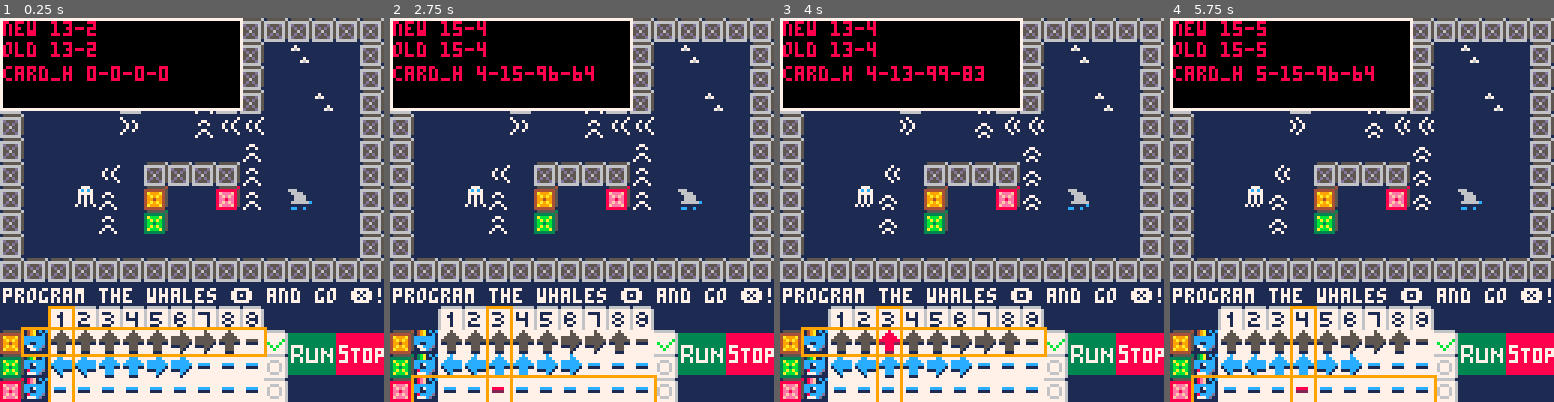
Above: before the commit, frames 1-4 (left to right).
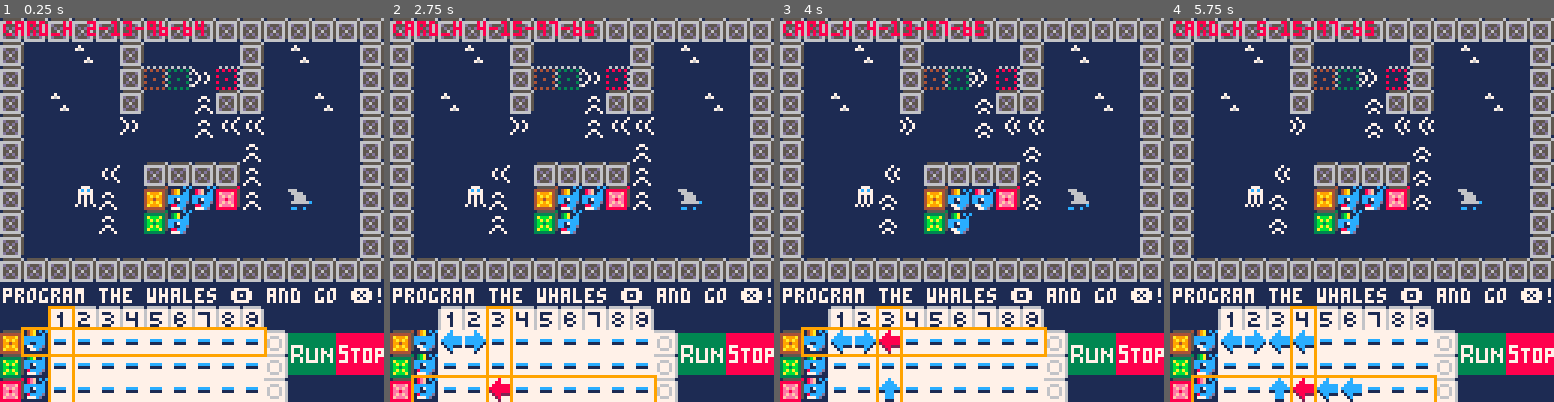
Above: after the commit, the same moments.

Repository: marcduiker/pico-8-games
Game: PICO-8 cartridge carts/yuckyyaml/yucky_yaml.p8
Two runs of this game, one before a commit and one after it. Both use one fixed random seed, a clock stepped at 60 frames per second and the inputs below.
Inputs:
- Up to frame 1 (0.25 s): no input
- Up to frame 2 (2.75 s): tap X (X key) at 0.33, 1.07, 1.85 s; tap O (Z key) at 0.7, 1.7, 2.1, 2.5 s; hold Right 1.6-2.1 s; hold Up 2.15-2.42 s; hold Right from 2.47 s (still down)
- Up to frame 3 (4 s): tap O (Z key) at 2.9, 3.3, 3.7 s; tap X (X key) at 2.97 s; release Right at 3.03 s; hold Left 3.08-3.58 s; hold Down 3.63-3.97 s
- Up to frame 4 (5.75 s): hold Right 4.02-4.68 s; tap X (X key) at 4.08, 5.2 s; tap O (Z key) every 0.4 s from 4.1 to 5.7 s; hold Up 4.73-5.03 s; hold Left 5.08-5.68 s; hold Down from 5.73 s (still down)

The runs differ from the first frame. In frame 1, 18% of the frame differs, in the area x 0-75%, y 0-94%; in frame 2, 19%; in frame 3, 18%; in frame 4, 19%, in the area x 0-75%, y 0-100%.

Commit message:
Cycling through cards works

Diff:
--- a/carts/yuckyyaml/yucky_yaml.p8
+++ b/carts/yuckyyaml/yucky_yaml.p8
@@ -9,9 +9,9 @@
 local _t
 local _spd
 local p
-local w1={x=1,y=1,s=1,c=17,d=0}
-local w2={x=2,y=1,s=1,c=18,d=0}
-local w3={x=2,y=1,s=1,c=19,d=0}
+local w1={x=7,y=7,s=1,c=17,d=0}
+local w2={x=7,y=8,s=1,c=18,d=0}
+local w3={x=8,y=7,s=1,c=19,d=0}
 local whales={w1,w2,w3}
 local new_x
 local new_y
@@ -21,6 +21,7 @@
 function _init()
 	_t=0
 	_spd=3
+	_init_levels()
 	_init_cards()
 	_upd=_update_cards
 	_drw=_draw_cards
@@ -219,6 +220,11 @@
 		end
 	end
 end
+
+function _draw_whale(w)
+	spr(w.s,w.x*8,w.y*8,1,1)
+	spr(w.c,w.x*8,w.y*8,1,1)
+end
 -->8
 -- cards
 
@@ -234,7 +240,7 @@
 local col_old
 local row_new
 local col_new
-local card_h={col=0,row=0,hi=0,prev=0}
+local card_h={col=2,row=13,hi=96,prev=64}
 local card_new=0
 local row_select={x=1,y=rows[1],xsize=10,ysize=1}
 local col_select={x=cols[1],y=12,xsize=1,ysize=4}
@@ -248,7 +254,7 @@
 
 function _update_cards()
 	-- only set old when has_moved==true?
-
+	update_whale_sprites()
 	--row_new=row_old
 	--col_new=col_old
 	if btnp(⬅️) then
@@ -261,6 +267,7 @@
 		row_new+=1
 	elseif btnp(🅾️) then
 		-- change card
+		change_card()
 	elseif btnp(❎) then
 		-- start run
 	end
@@ -273,6 +280,11 @@
 	end
 end
 
+function update_whale_sprites()
+	w1.s=anim_item(wh_spr,wh_spd)
+	w2.s=anim_item(wh_spr,wh_spd)
+	w3.s=anim_item(wh_spr,wh_spd)
+end
 
 function update_row_col()
 	if row_new<rows[1] then row_new=rows[3]
@@ -306,11 +318,23 @@
 		card_h.hi=card_new
 		card_h.prev=card_act
 	end
-
+end
+
+function change_card()
+	card_h.hi+=1
+	if card_h.hi>cards_spr_high[5] then
+		card_h.hi=cards_spr_high[1]
+	elseif card_h.hi<cards_spr_high[1] then
+	 card_h.hi=cards_spr_high[5]
+	end
+	local i=get_index(card_h.hi,cards_spr_high)
+	card_h.prev=cards_spr_toplay[i]
+	mset(card_h.col,card_h.row,card_h.hi)
 end
 
 function _draw_cards()
 	draw_debug()
+	draw_whales()
 
 	print("program the whales 🅾️ and go ❎!",1,90,7)
 	rect(
@@ -328,12 +352,18 @@
 	-- col: rect(2*8,12*8,3*8,16*8-1,9)
 end
 
+function draw_whales()
+	_draw_whale(w1)
+	_draw_whale(w2)
+	_draw_whale(w3)
+end
+
 function draw_debug()
-	rectfill(0,0,80,30,0)
-	rect(0,0,80,30,7)
-	print("new "..row_new.."-"..col_new,1,1,8)
-	print("old "..row_old.."-"..col_old,1,8,8)
-	print("card_h "..card_h.col.."-"..card_h.row.."-"..card_h.hi.."-"..card_h.prev,1,16,8)
+	--rectfill(0,0,80,30,0)
+	--rect(0,0,80,30,7)
+	--print("new "..row_new.."-"..col_new,1,1,8)
+	--print("old "..row_old.."-"..col_old,1,8,8)
+	print("card_h "..card_h.col.."-"..card_h.row.."-"..card_h.hi.."-"..card_h.prev,1,1,8)
 end
 -->8
 -- menu
@@ -441,149 +471,23 @@
 end
 -->8
 -- levels
+local levels={}
 
 local level_1={
 	id=1,
-	camera_x=16*8*0,
-	camera_y=0,
-	player_x=6,
-	player_y=5,
+	w1_x=0,
+	w1_y=0,
+	w2_x=0,
+	w2_y=0,
+	w3_x=0,
+	w3_y=0,
 	map_x=0,
 	map_y=0,
-	bug1_x=13,
-	bug1_y=4,
-	bug1_dir=0,
-	bug2_x=2,
-	bug2_y=7,
-	bug2_dir=3,
-	bug3_x=10,
-	bug3_y=12,
-	bug3_dir=1
 }
 
-local level_2={
-	id=2,
-	camera_x=16*8*1,
-	camera_y=0,
-	player_x=24,
-	player_y=6,
-	map_x=16,
-	map_y=0,
-	bug1_x=27,
-	bug1_y=5,
-	bug1_dir=0,
-	bug2_x=23,
-	bug2_y=9,
-	bug2_dir=2,
-	bug3_x=26,
-	bug3_y=11,
-	bug3_dir=1
-}
-
-local level_3={
-	id=3,
-	camera_x=16*8*2,
-	camera_y=0,
-	player_x=38,
-	player_y=2,
-	map_x=32,
-	map_y=0,
-	bug1_x=35,
-	bug1_y=5,
-	bug1_dir=0,
-	bug2_x=45,
-	bug2_y=7,
-	bug2_dir=2,
-	bug3_x=39,
-	bug3_y=9,
-	bug3_dir=1
-}
-
-local level_4={
-	id=4,
-	camera_x=16*8*3,
-	camera_y=0,
-	player_x=59,
-	player_y=13,
-	map_x=48,
-	map_y=0,
-	bug1_x=57,
-	bug1_y=5,
-	bug1_dir=3,
-	bug2_x=52,
-	bug2_y=7,
-	bug2_dir=3,
-	bug3_x=62,
-	bug3_y=10,
-	bug3_dir=2
-}
-
-local level_5={
-	id=5,
-	camera_x=16*8*4,
-	camera_y=0,
-	player_x=65,
-	player_y=3,
-	map_x=64,
-	map_y=0,
-	bug1_x=75,
-	bug1_y=3,
-	bug1_dir=0,
-	bug2_x=71,
-	bug2_y=10,
-	bug2_dir=1,
-	bug3_x=71,
-	bug3_y=12,
-	bug3_dir=0
-}
-
-local level_6={
-	id=6,
-	camera_x=16*8*5,
-	camera_y=0,
-	player_x=81,
-	player_y=2,
-	map_x=80,
-	map_y=0,
-	bug1_x=87,
-	bug1_y=2,
-	bug1_dir=0,
-	bug2_x=90,
-	bug2_y=08,
-	bug2_dir=0,
-	bug3_x=86,
-	bug3_y=14,
-	bug3_dir=1
-}
-
-local level_7={
-	id=7,
-	camera_x=16*8*6,
-	camera_y=0,
-	player_x=97,
-	player_y=2,
-	map_x=96,
-	map_y=0,
-	bug1_x=108,
-	bug1_y=8,
-	bug1_dir=2,
-	bug2_x=109,
-	bug2_y=08,
-	bug2_dir=0,
-	bug3_x=110,
-	bug3_y=08,
-	bug3_dir=2
-}
-
-function init_levels()
+function _init_levels()
 	levels={
 		level_1,
-		level_2,
-		level_3,
-		level_4,
-		level_5,
-		level_6,
-		level_7
 		}
 end
 -->8
@@ -825,8 +729,8 @@
 0606060606060606060606060606060611101110100611101011101010111011111011111010101010101011161110111110101110101011111110101110261111101010101010261010101010100511111110101011101110111611101110101110101010111010101010101010101100000000000000000000000000000000
 6f6f6f6f6f6f6f6f6f6f6f6f6f6f6f6f11101110101011101011261610111011111011111010101010101014101110111110101011101011111010111010101111111111111111111111111110111411111110101011101110111111101111101110101010101111111111071010101100000000000000000000000000000000
 6f6f464748494a4b4c4d4e6f6f6f6f6f11101107101011101011101010111011111011071010101111111111111110111110101011101011111010111010101111081010101010261010101010111011111110101011101110111110101110101110111010101010101010100611101100000000000000000000000000000000
-2b7653535353535252535055696a6b6c11101111111011101011141111111011111011101011111111111111111110111110101006101011101010101010101111111110111111111111111111111011110511111010111010110711101111111110111111111111111111111111101100000000000000000000000000000000
-3b6741414343424240404045797a7b7c11101010101010101010101010100911110610101010101010100510101010111110101010101007101010101010101111051010101010101010101009111611111010101010261010101010101009111110101010101010101010101010051100000000000000000000000000000000
+2b7640404040404040404045696a6b6c11101111111011101011141111111011111011101011111111111111111110111110101006101011101010101010101111111110111111111111111111111011110511111010111010110711101111111110111111111111111111111111101100000000000000000000000000000000
+3b6740404040404040404045797a7b7c11101010101010101010101010100911110610101010101010100510101010111110101010101007101010101010101111051010101010101010101009111611111010101010261010101010101009111110101010101010101010101010051100000000000000000000000000000000
 2d68404040404040404040456f6f6f6f11111111111111111111111111111111111111111111111111111111111111111111111111111111111111111111111111111111111111111111111111111111111111111111111111111111111111111111111111111111111111111111111100000000000000000000000000000000
 3400340034003400340034003400340000000000000000000000000000000000000000000000000000000000000000000000000000000000000000000000000000000000000000000000000000000000000000000000000000000000000000000000000000000000000000000000000000000000000000000000000000000000
 0000000000000000000000000000000000000000000000000000000000000000000000000000000000000000000000000000000000000000000000000000000000000000000000000000000000000000000000000000000000000000000000000000000000000000000000000000000000000000000000000000000000000000
